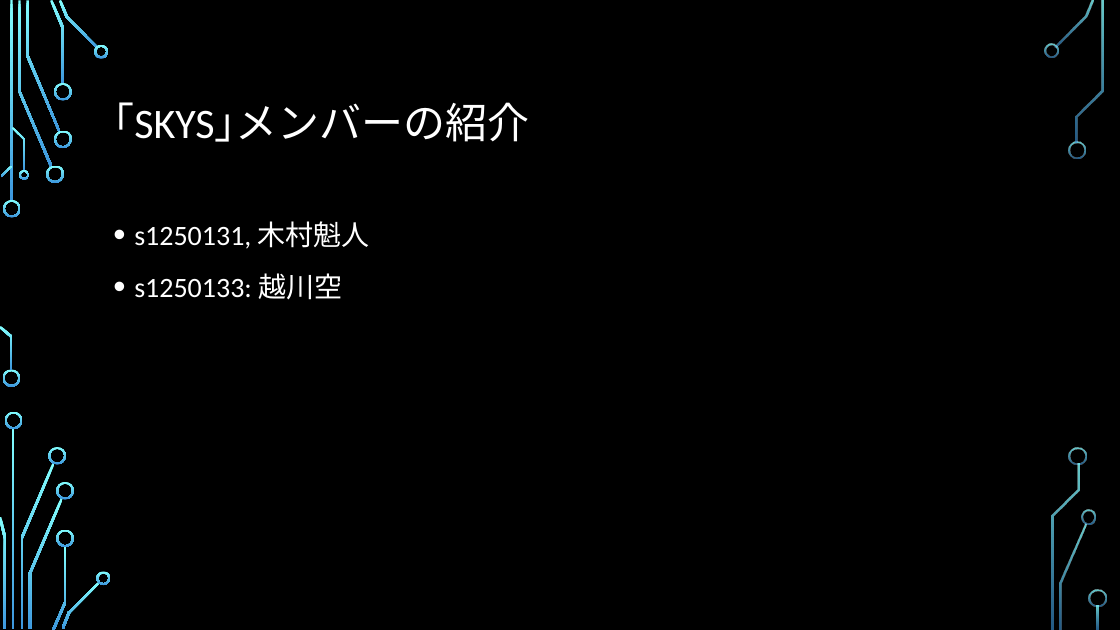
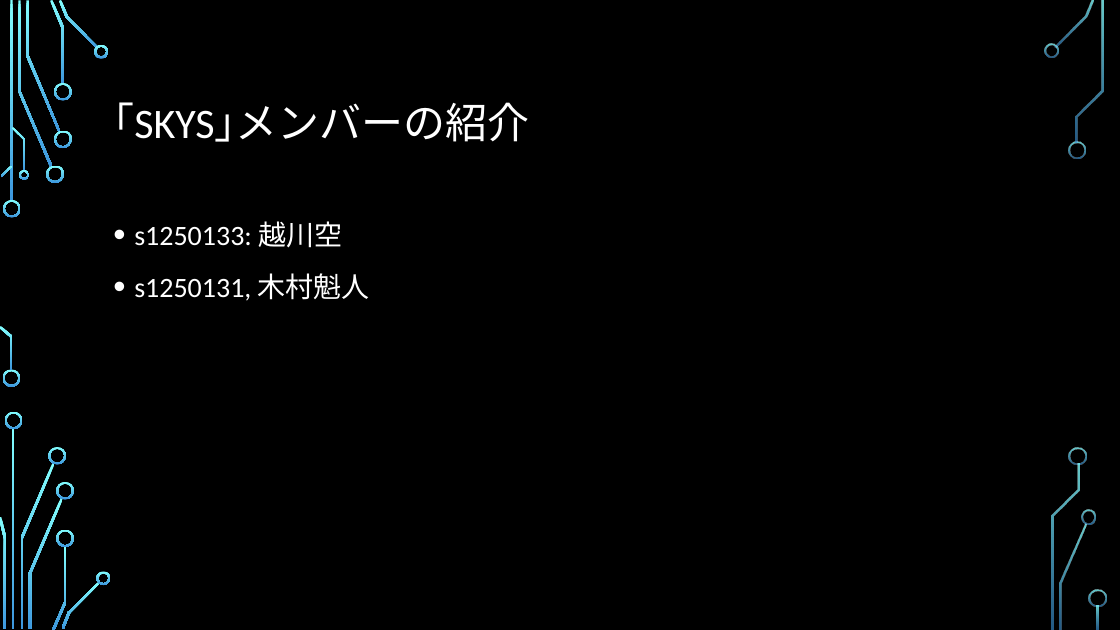
Before and after one commit to ie03-aizu-2019/ie03project-skys, a slide deck: slide 2 of Reports/Midterm.pptx. Drawn at 1120x630 pixels with LibreOffice and Linux fonts; fonts in the diff are those of the drawing; background and template pictures are left out. Boxes give left, top, right and bottom in pixels: in the first picture for what was removed or moved away, otherwise in the second. Text is boxed around its words. In the diff, an @@ line names an element or a change of style, - is before the commit and + after.

```diff
--- a/Reports/Midterm.pptx
+++ b/Reports/Midterm.pptx
@@ text at (x1=134, y1=221, x2=342, y2=248): paragraph added @@
+• s1250133: 越川空
@@ text at (x1=134, y1=273, x2=342, y2=300): paragraph removed @@
-• s1250133: 越川空
```
Also in this commit, not shown: 10 other slides changed, 1 slide removed, 2 other files.
